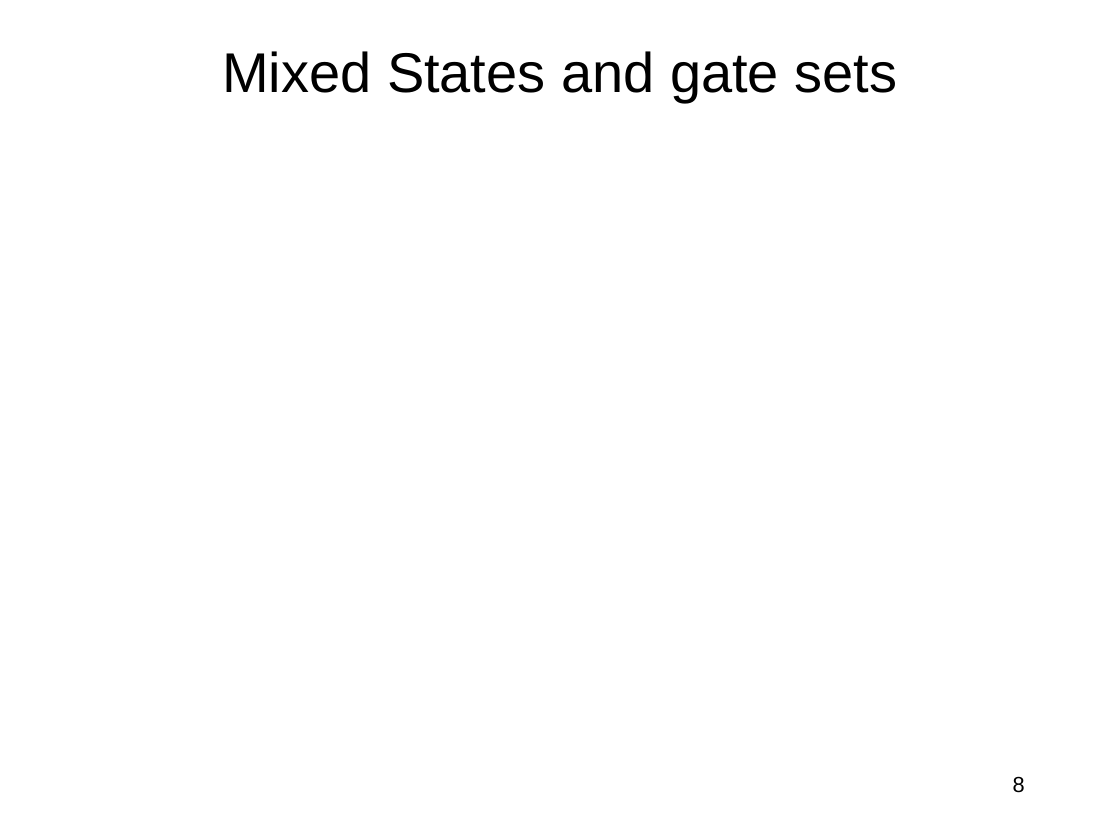
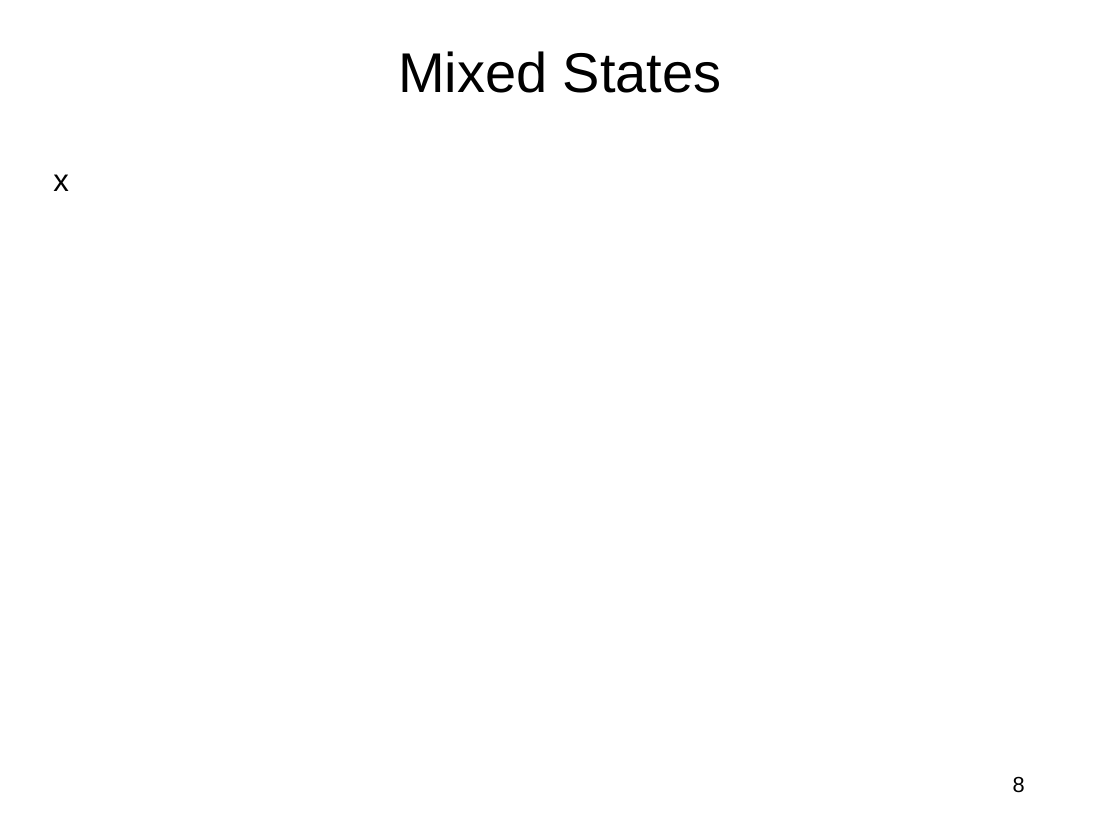
Before and after one commit to jlmucb/class_notes, a slide deck: slide 8 of BerkeleyClass/CS290Spring2013/Lectures/QC.pptx. Drawn at 1120x840 pixels with LibreOffice and Linux fonts; fonts in the diff are those of the drawing; grey boxes stand for pictures. Boxes give left, top, right and bottom in pixels: in the first picture for what was removed or moved away, otherwise in the second. Text is boxed around its words. In the diff, an @@ line names an element or a change of style, - is before the commit and + after.

```diff
--- a/BerkeleyClass/CS290Spring2013/Lectures/QC.pptx
+++ b/BerkeleyClass/CS290Spring2013/Lectures/QC.pptx
@@ title at [398, 51, 722, 93]: text changed @@
-Mixed States and gate sets
+Mixed States
@@ text added at [53, 174, 69, 191], 20 pt, text #000000 @@
+x
```
Also in this commit, not shown: 7 other slides changed, 8 slides added, 3 slides removed.
